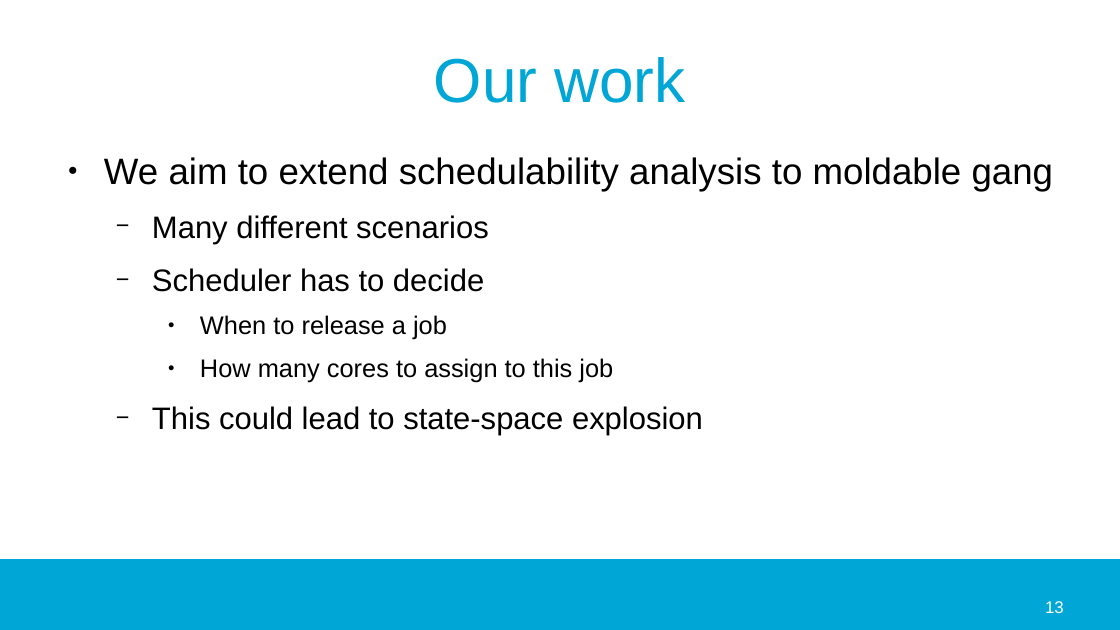
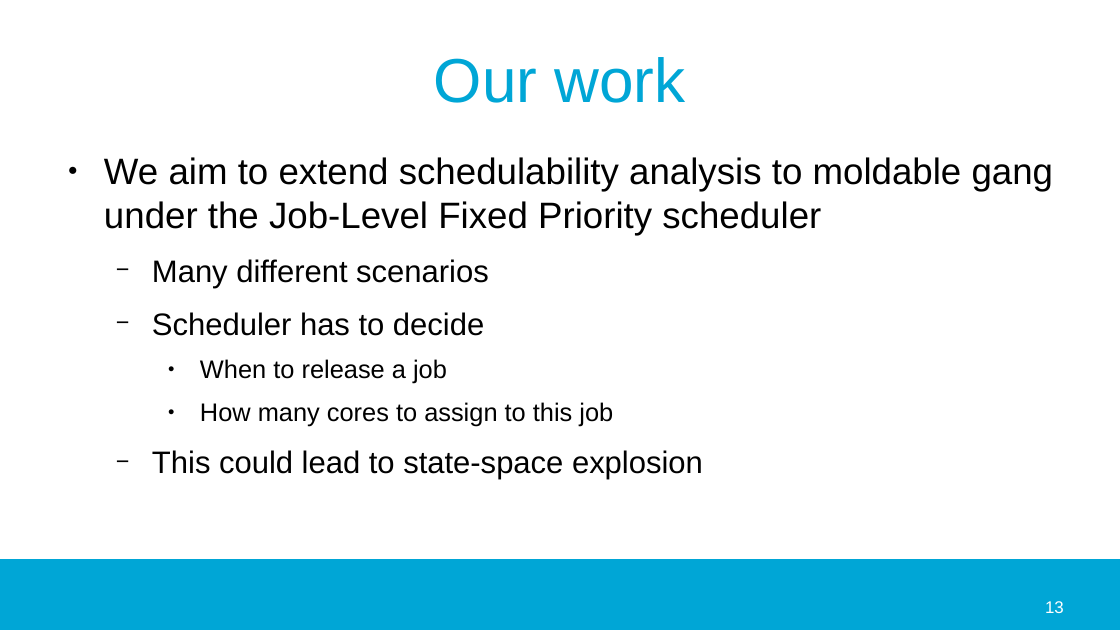
Before and after one commit to jmigual/APATeoria, a slide deck: slide 13 of Notes/TFM_presentations/2020_02_24/2020_02_24.odp. Drawn at 1120x630 pixels with LibreOffice and Linux fonts; fonts in the diff are those of the drawing; background and template pictures are left out. Boxes give left, top, right and bottom in pixels: in the first picture for what was removed or moved away, otherwise in the second. Text is boxed around its words. In the diff, an @@ line names an element or a change of style, - is before the commit and + after.

```diff
--- a/Notes/TFM_presentations/2020_02_24/2020_02_24.odp
+++ b/Notes/TFM_presentations/2020_02_24/2020_02_24.odp
@@ text at [104,157,1054,235]: text changed @@
-● We aim to extend schedulability analysis to moldable gang
+● We aim to extend schedulability analysis to moldable gang under the Job-Level Fixed Priority scheduler
```
Also in this commit, not shown: 6 other slides changed, 1 slide added, 8 other files.
